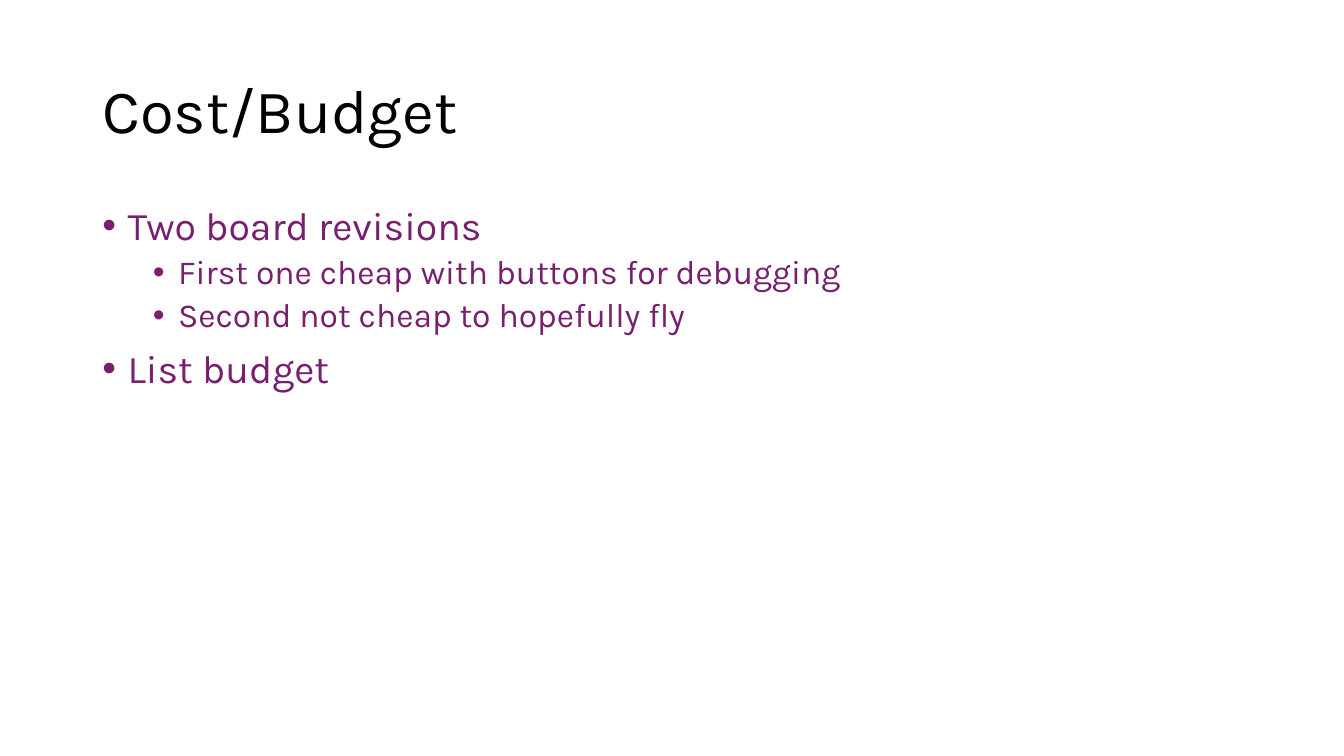
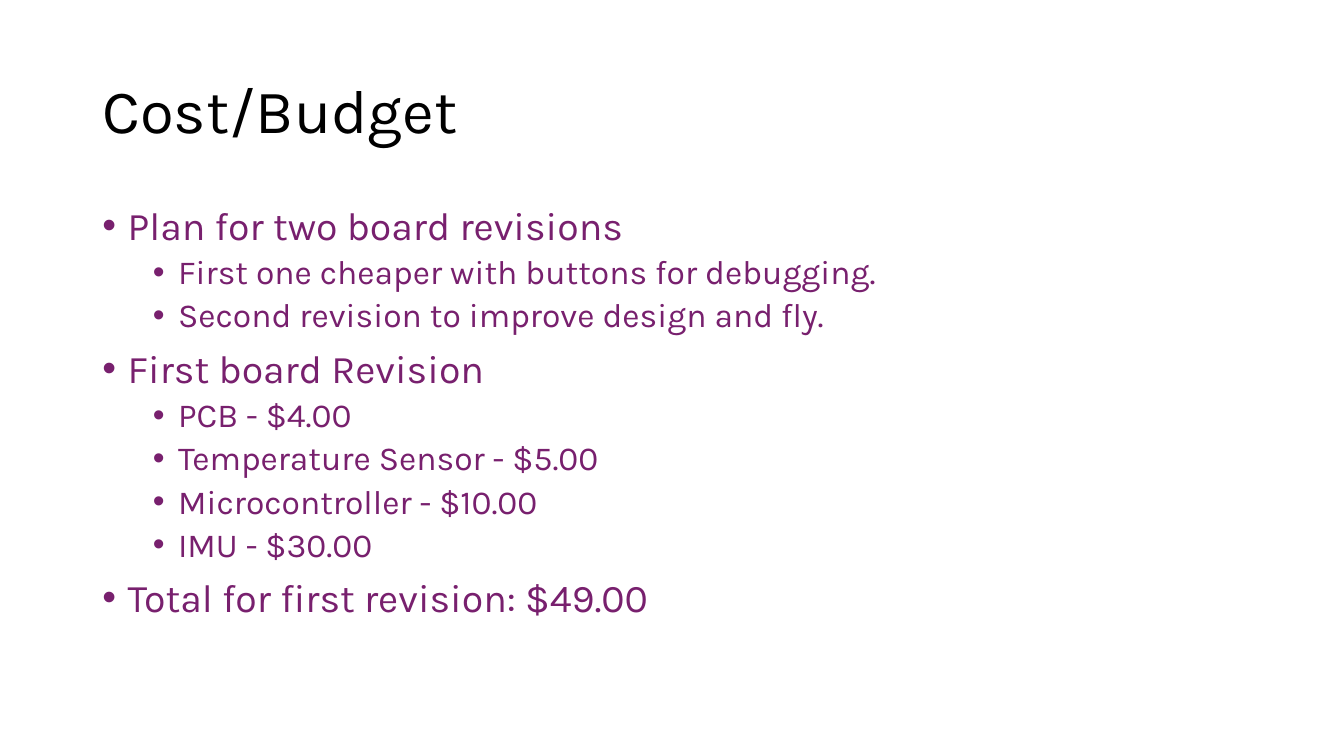
Before and after one commit to Tannyr-Singleterry/ECE590_SeniorDesign, a slide deck: slide 13 of Documents/CDR/CDR_Presentation.pptx. Drawn at 1344x756 pixels with LibreOffice and Linux fonts; fonts in the diff are those of the drawing. Boxes give left, top, right and bottom in pixels: in the first picture for what was removed or moved away, otherwise in the second. Text is boxed around its words. In the diff, an @@ line names an element or a change of style, - is before the commit and + after.

Commit message:
presentation 99% done

```diff
--- a/Documents/CDR/CDR_Presentation.pptx
+++ b/Documents/CDR/CDR_Presentation.pptx
@@ text at (x1=128, y1=213, x2=876, y2=616): text changed @@
-• Two board revisions
-  • First one cheap with buttons for debugging
-  • Second not cheap to hopefully fly
-• List budget
+• Plan for two board revisions
+  • First one cheaper with buttons for debugging.
+  • Second revision to improve design and fly.
+• First board Revision
+  • PCB - $4.00
+  • Temperature Sensor - $5.00
+  • Microcontroller - $10.00
+  • IMU - $30.00
+• Total for first revision: $49.00
```
Also in this commit, not shown: 4 other slides changed.
